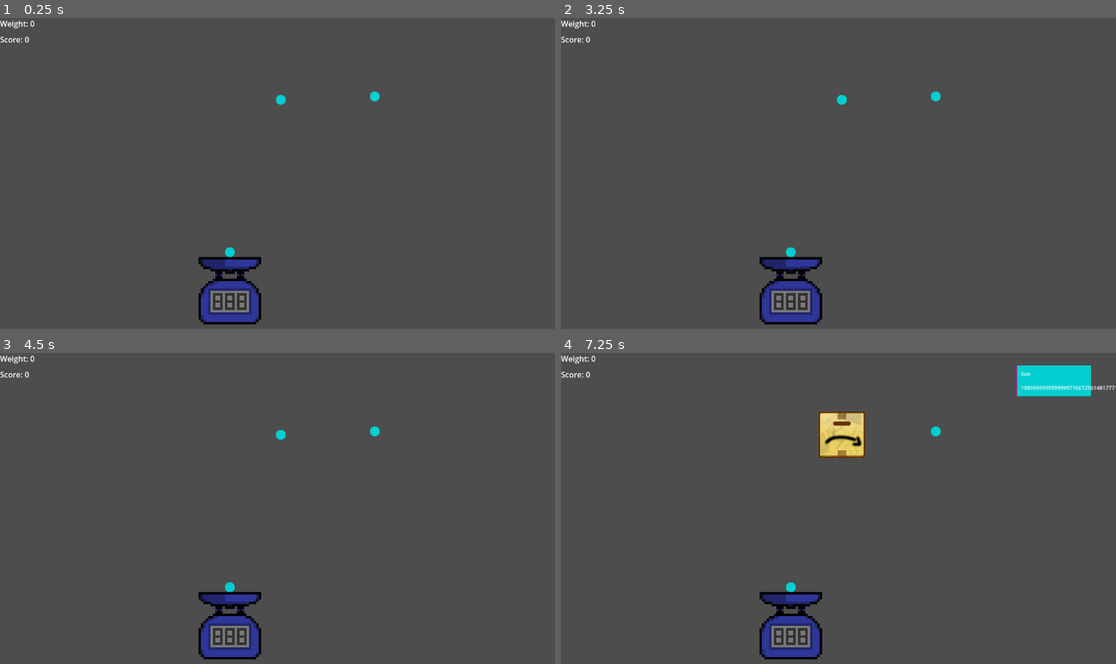
Above: before the commit, frames 1-4 (two rows, left to right).
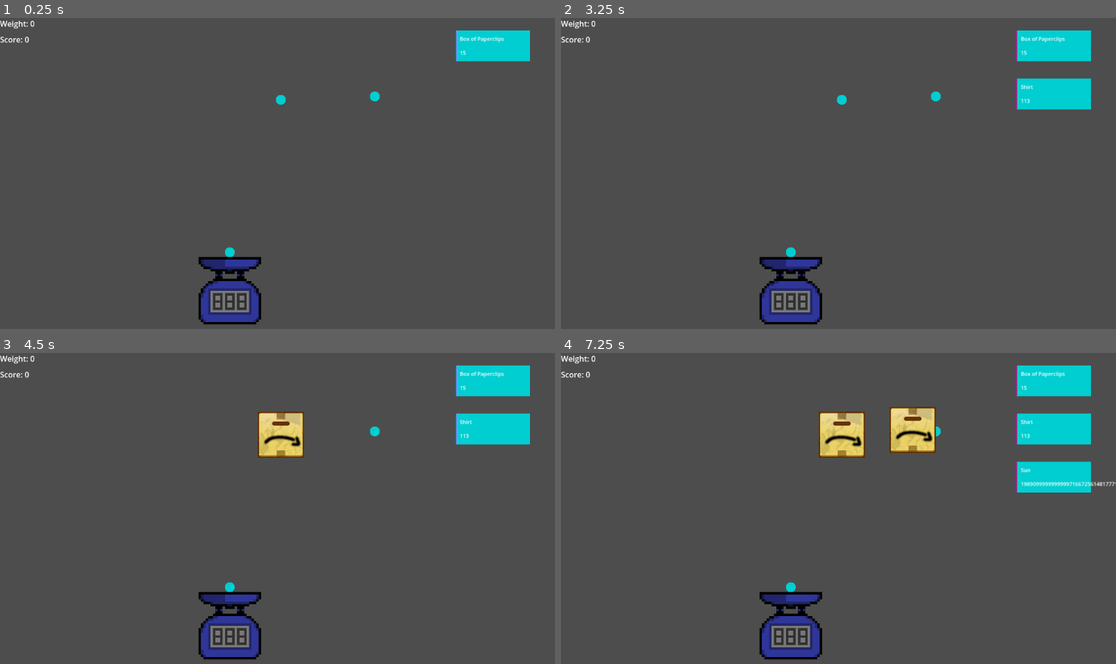
Above: after the commit, the same moments.

Repository: rodemananthony/gmtk-2024
Game: Godot game, scene res://scenes/test/catalog_test.tscn
The game is run twice, just before and just after one commit, with the same random seed, the same clock (stepped at 60 frames per second) and the same inputs. This scene is started directly instead of the project's main scene.
Inputs (mouse positions are in pixels of both pictures, inside the frame that each line leads up to):
- Up to frame 1 (0.25 s): no input
- Up to frame 2 (3.25 s): tap Enter at 0.5, 2 s; move the mouse to (960, 157) at 0.52 s; click (960, 157) at 0.6 s; tap Space at 1.25, 2.75 s; drag from (727, 189) to (844, 98) at 1.27 s; move the mouse to (894, 105) at 2.02 s; click (894, 105) at 2.1 s; drag from (810, 235) to (938, 95) at 2.77 s
- Up to frame 3 (4.5 s): tap Enter at 3.5 s; move the mouse to (444, 555) at 3.52 s; click (444, 555) at 3.6 s; drag from (111, 461) to (227, 586) at 4.27 s
- Up to frame 4 (7.25 s): tap Space at 5 s; move the mouse to (866, 508) at 5.02 s; click (866, 508) at 5.1 s; drag from (844, 433) to (727, 524) at 5.77 s; move the mouse to (960, 492) at 6.52 s; click (960, 492) at 6.6 s

The runs differ from the first frame. In frame 1, 1.3% of the frame differs, in the area x 82-96%, y 4-15%; in frame 2, 2.7%; in frame 3, 3.9%; in frame 4, 4.2%, in the area x 59-100%, y 6-45%.

Commit message:
spawning changes

Diff:
--- a/scenes/Main/order_spawner.tscn
+++ b/scenes/Main/order_spawner.tscn
@@ -15,9 +15,10 @@
 script = ExtResource("1_q8yj8")
 
 [node name="Timer" type="Timer" parent="CollisionShape2D"]
-wait_time = 5.0
+wait_time = 3.0
 autostart = true
 
 [connection signal="package_info" from="." to="CollisionShape2D" method="_on_order_spawner_package_info"]
 [connection signal="usable_catalog" from="." to="CollisionShape2D" method="_on_order_spawner_usable_catalog"]
+[connection signal="package_catalog" from="CollisionShape2D" to="." method="_on_collision_shape_2d_package_catalog"]
 [connection signal="timeout" from="CollisionShape2D/Timer" to="CollisionShape2D" method="_on_timer_timeout"]
--- a/scenes/Main/package_spawner.tscn
+++ b/scenes/Main/package_spawner.tscn
@@ -6,7 +6,7 @@
 script = ExtResource("1_wjvyg")
 
 [node name="Timer" type="Timer" parent="."]
-wait_time = 5.0
+wait_time = 3.5
 autostart = true
 
 [connection signal="timeout" from="Timer" to="." method="_on_timer_timeout"]
--- a/scenes/test/catalog_test.tscn
+++ b/scenes/test/catalog_test.tscn
@@ -72,5 +72,6 @@
 [connection signal="catalog_items" from="Catalog Manager" to="package_spawner" method="_on_catalog_manager_catalog_items"]
 [connection signal="catalog_items" from="Catalog Manager" to="order_spawner" method="_on_catalog_manager_catalog_items"]
 [connection signal="package_captured" from="Sprite2D/Drop Zone5" to="Sprite2D" method="_on_drop_zone_5_package_captured"]
+[connection signal="catalog_to_choose_from" from="order_spawner" to="package_spawner" method="_on_order_spawner_catalog_to_choose_from"]
 [connection signal="display_score" from="order_spawner" to="score_counter" method="_on_order_spawner_display_score"]
 [connection signal="package_info" from="order_spawner" to="package_spawner" method="_on_order_spawner_package_info"]
--- a/scripts/order_manager.gd
+++ b/scripts/order_manager.gd
@@ -5,12 +5,14 @@
 var current_catalog : Array = []
 var complete_catalog : Array = []
 var order_catalog : Array = []
+var package_catalog : Array = []
 
 var correct_orders : int = 0
 var order_score : int = 0
 
 signal display_score (score:int)
 signal package_info (package_info:Package, ui_position:Vector2, ui_weight:float)
+signal catalog_to_choose_from (package_catalog : Array)
 
 # Called when the node enters the scene tree for the first time.
 func _ready() -> void:
@@ -43,3 +45,8 @@
 	order_catalog = catalog.duplicate()
 	emit_signal("usable_catalog", order_catalog)
 	#print(current_catalog)
+
+
+func _on_collision_shape_2d_package_catalog(array: Array) -> void:
+	package_catalog = array.duplicate()
+	emit_signal("catalog_to_choose_from", package_catalog)
--- a/scripts/order_spawner.gd
+++ b/scripts/order_spawner.gd
@@ -10,9 +10,22 @@
 
 var usable_catalog : Array = []
 var complete_catalog : Array = []
+var catalog_for_packages : Array = []
+
+var orders_in_scene : int = 0
+
+signal package_catalog (array:Array)
+
+func _ready() -> void:
+	if orders_in_scene < 2:
+		spawn_order()
 
 func _on_timer_timeout() -> void:
+	spawn_order()
 
+
+
+func spawn_order():
 	var catalog_length = len(usable_catalog)
 	##print(catalog_length)
 	var current_item = null
@@ -21,6 +34,8 @@
 	for x in catalog_length:
 		if x == item:
 			current_item = usable_catalog[x]
+			catalog_for_packages.append(usable_catalog[x])
+			emit_signal("package_catalog", catalog_for_packages)
 			usable_catalog.remove_at(x)
 
 			var item_info = current_item.get("item")
--- a/scripts/package_manager.gd
+++ b/scripts/package_manager.gd
@@ -6,6 +6,7 @@
 var drop_zones : Array = []
 var current_catalog : Array = []
 var complete_catalog : Array = []
+var catalog_check : Array = []
 
 func _ready() -> void:
 	for x in len(get_parent().get_children()):
@@ -15,15 +16,15 @@
 	#print(drop_zones)
 
 func _on_timer_timeout() -> void:
-	var catalog_length = len(current_catalog)
+	var catalog_length = len(catalog_check)
 	##print(catalog_length)
 	var current_item = null
 	var item = randi_range(0,catalog_length-1)
 
 	for x in catalog_length:
 		if x == item:
-			current_item = current_catalog[x]
-			current_catalog.remove_at(x)
+			current_item = catalog_check[x]
+			catalog_check.remove_at(x)
 			#print(current_catalog)
 			#print(complete_catalog)
 
@@ -60,3 +61,9 @@
 	for x in catalog_length:
 		if complete_catalog[x].get("item").get("name") == package_name:
 			current_catalog.append(complete_catalog[x])
+
+
+func _on_order_spawner_catalog_to_choose_from(package_catalog: Array) -> void:
+	catalog_check = package_catalog.duplicate()
+	'''for x in len(catalog_check):
+		print(catalog_check[x].get("item").get("name"))'''
